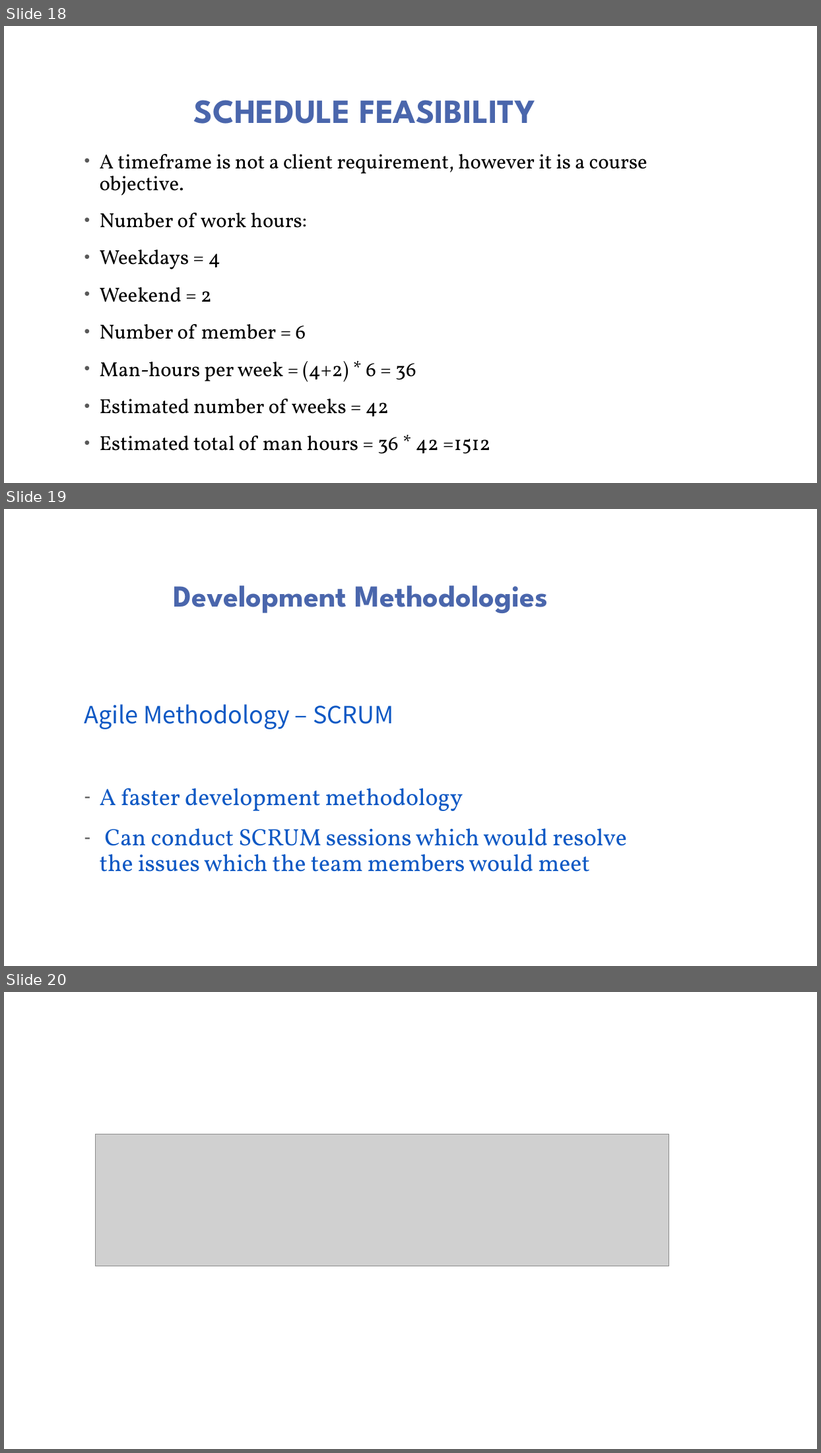
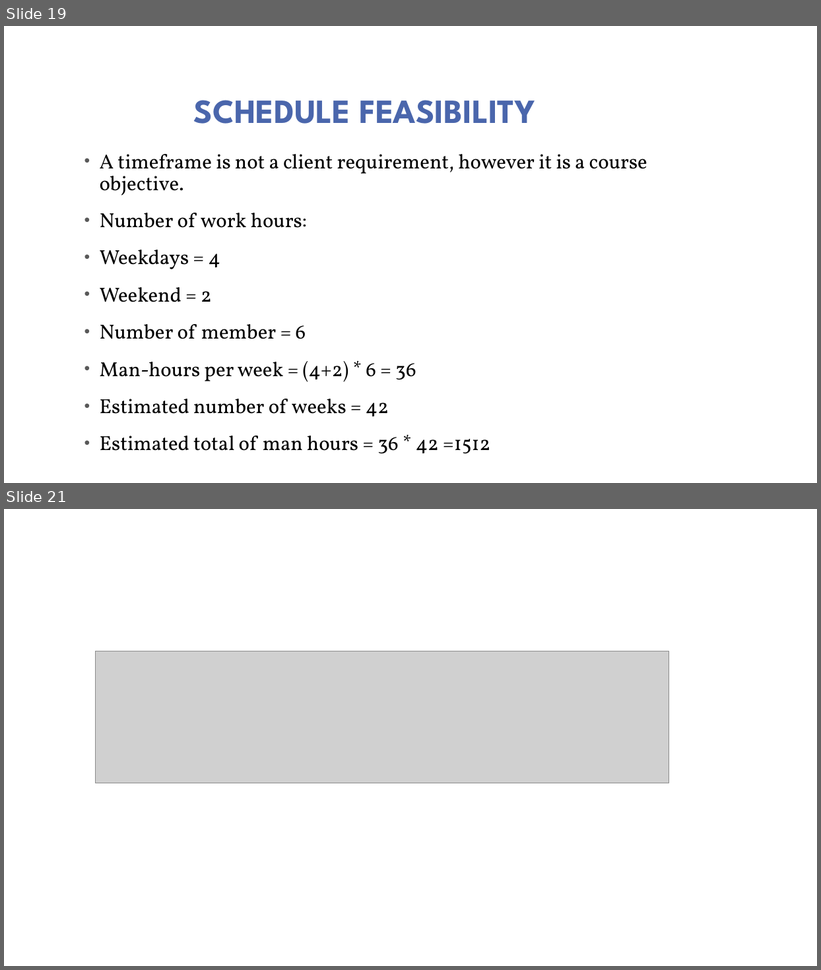
Before and after one commit to Dhanushka-Sanjaya/2nd-year-Group-Project, a slide deck: presentation/GROUP 13.pptx. Shown one above the other, each under a label of ours: slides 18, 19 and 20 before the commit, slides 19 and 21 after it; the slides between them are not shown. The pictures are 821x1453 and 821x970 pixels, drawn with LibreOffice and Linux fonts; fonts in the diff are those of the drawing; grey boxes stand for pictures; background and template pictures are left out. Boxes give left, top, right and bottom in pixels: in the first picture for what was removed or moved away, otherwise in the second. Text is boxed around its words. In the diff, an @@ line names an element or a change of style, - is before the commit and + after.

```diff
--- a/presentation/GROUP 13.pptx
+++ b/presentation/GROUP 13.pptx
@@ slide 19 removed at box(4, 509, 817, 966), background picture (left out) @@
@@ title removed at box(174, 586, 548, 613) @@
-Development Methodologies
@@ text removed at box(85, 704, 626, 872) @@
-Agile Methodology – SCRUM
-– A faster development methodology
-– Can conduct SCRUM sessions which would resolve the issues which the team members would meet
@@ what was slide 18 is now slide 19 @@
@@ what was slide 20 is now slide 21 @@
```
Also in this commit, not shown: 4 slides changed, 5 slides added, 3 other slides removed.
